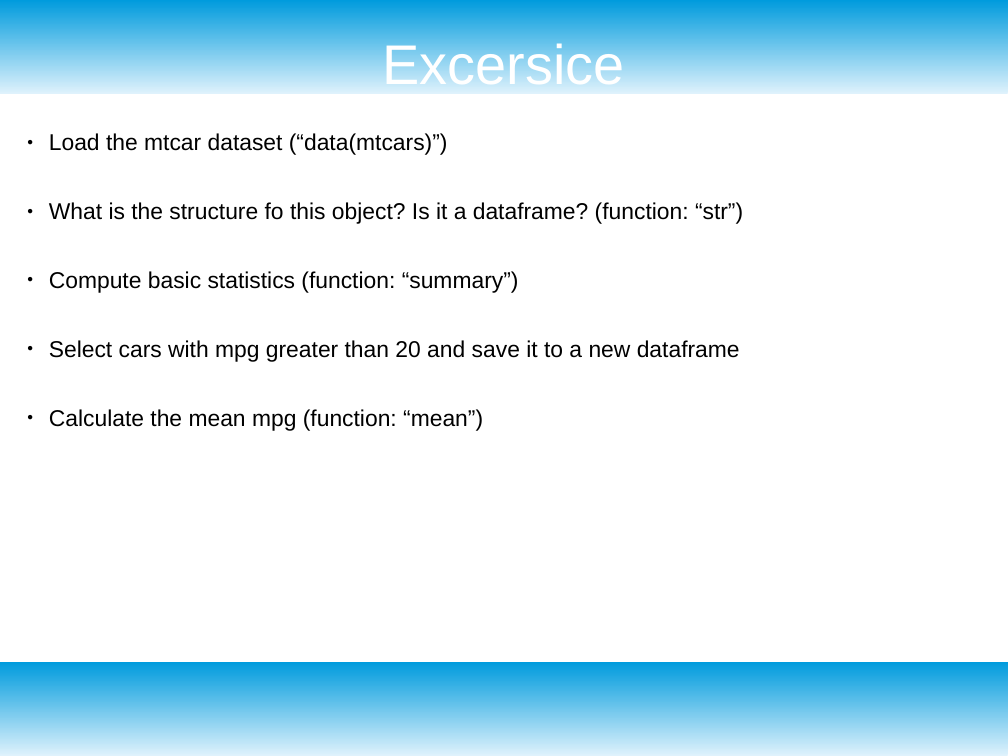
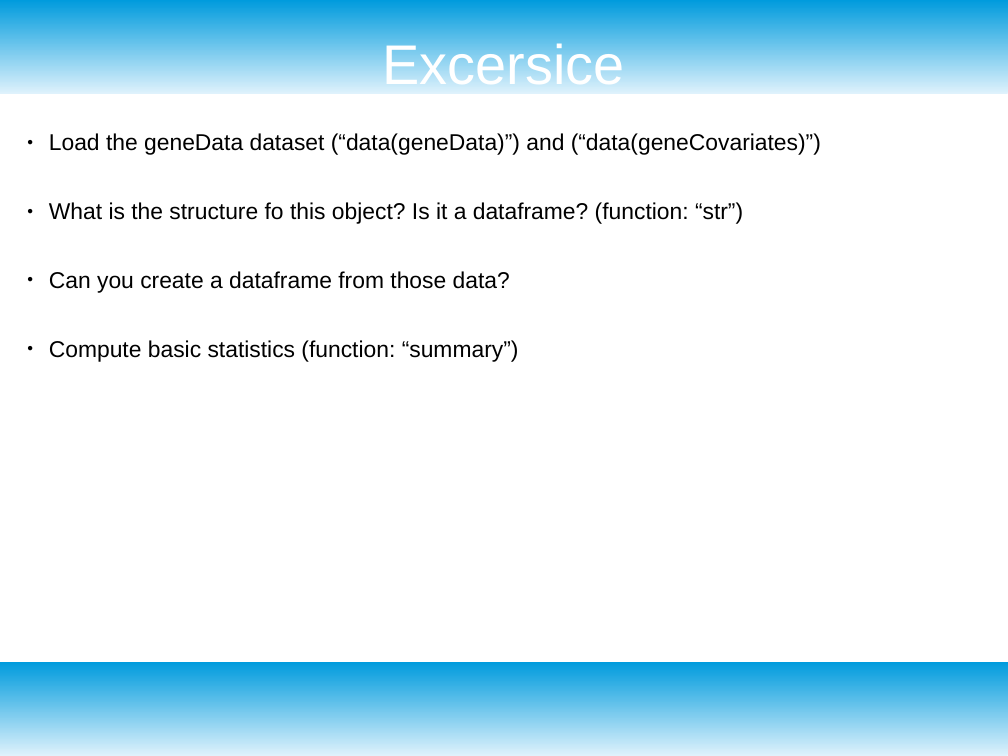
Before and after one commit to ngualand/Introduction_to_bioinformatics, a slide deck: slide 21 of Slides/Introduction_R.odp. Drawn at 1008x756 pixels with LibreOffice and Linux fonts; fonts in the diff are those of the drawing. Boxes give left, top, right and bottom in pixels: in the first picture for what was removed or moved away, otherwise in the second. Text is boxed around its words. In the diff, an @@ line names an element or a change of style, - is before the commit and + after.

```diff
--- a/Slides/Introduction_R.odp
+++ b/Slides/Introduction_R.odp
@@ text at bbox=[49, 133, 821, 155]: text changed @@
-● Load the mtcar dataset (“data(mtcars)”)
+● Load the geneData dataset (“data(geneData)”) and (“data(geneCovariates)”)
@@ text at bbox=[49, 271, 510, 293]: paragraph added @@
+● Can you create a dataframe from those data?
@@ text at bbox=[49, 340, 740, 431]: paragraphs removed @@
-● Select cars with mpg greater than 20 and save it to a new dataframe
-● Calculate the mean mpg (function: “mean”)
```
Also in this commit, not shown: 6 other slides changed, 1 slide added, 1 slide removed, 3 other files.
